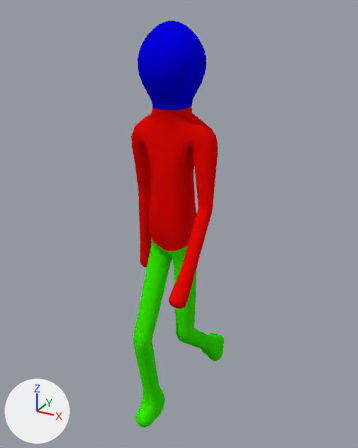
Two versions of the Blender file Assets/Blenders/NOCHuman.blend, one commit apart.
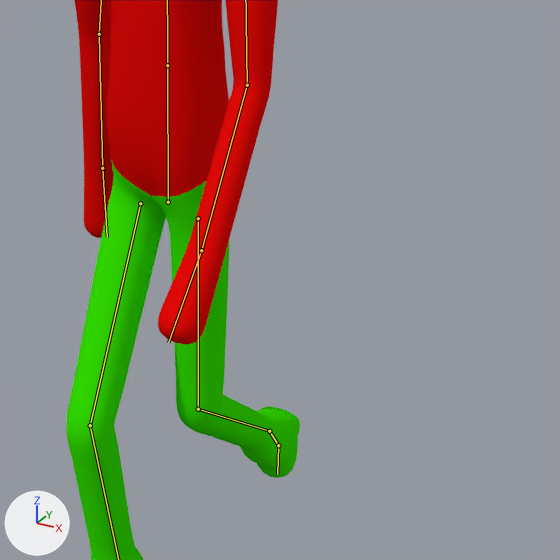
Each version is shown whole from a camera (50 mm lens) standing at (0.941, -1.658, 1.783) and looking at (-0.01, 0.071, 0.919), then close up on the part from 30% to 91% of the width and 39% to 88% of the height. Every picture has the same lights, and +X, +Y and +Z are marked at lower left. Both versions are drawn at frame 16 of the action 'Walk'; the numbers are the values there. The bones that bend it are drawn over the model as lines in the close-ups.

Objects in the first close-up: 'Human'.
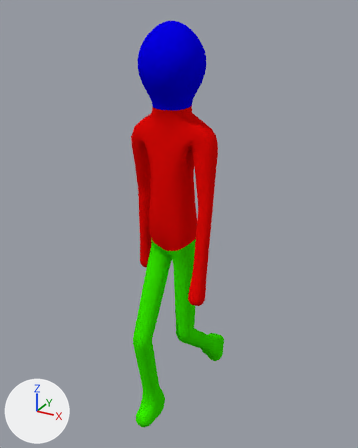
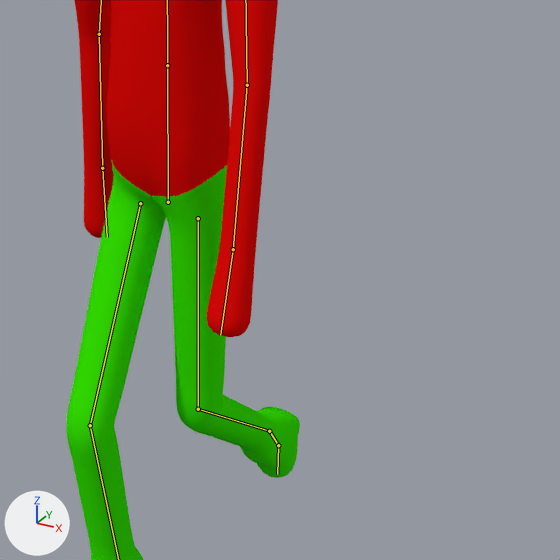
Edits to the scene script, one JSON object a line:
```json
{"block": "bone_lower_arm_l", "where": "bone_lower_arm_l = bpy.data.objects['Armature'].pose.bones['Lower Arm.L']  # child of 'Upper Arm.L'"}
{"op": "set", "path": "bone_lower_arm_l.rotation_quaternion", "old": "(0.981, 0.181, -0.017, -0.067)", "new": "(0.997, -0.043, 0.006, -0.068)", "note": "degrees (21, -1, -8) -> degrees (-5, 0, -8)"}
```

Changed parts and their boxes [x1, y1, x2, y2] in the close-ups (560 x 560 px):
```json
{"object": "Human", "change": "posed", "before": [66, 0, 300, 560], "after": [66, 0, 300, 560]}
{"bone": "Lower Arm.L", "before": "(247, 85) to (201, 250)", "after": "(247, 85) to (233, 249)"}
```
